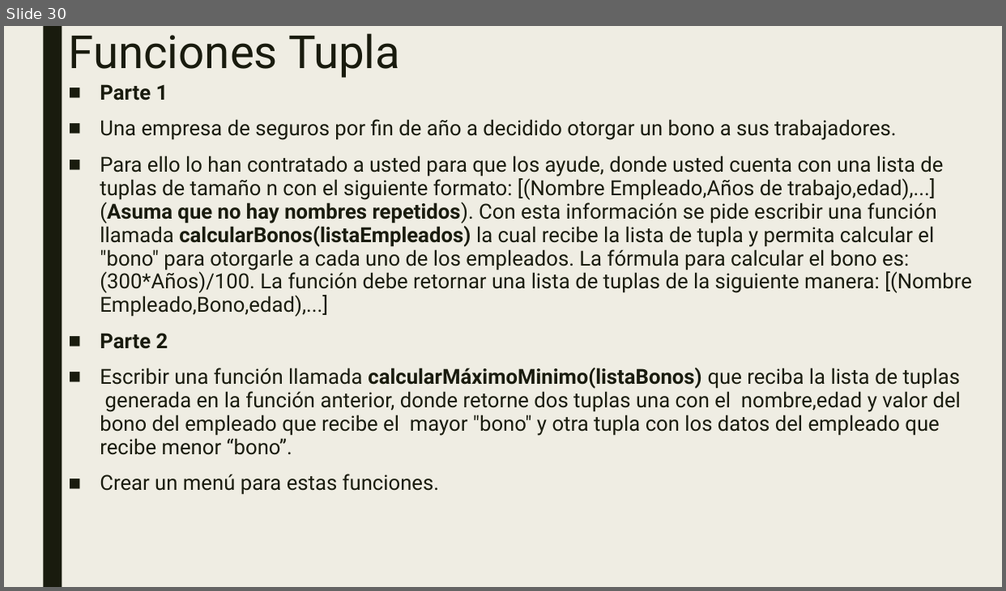
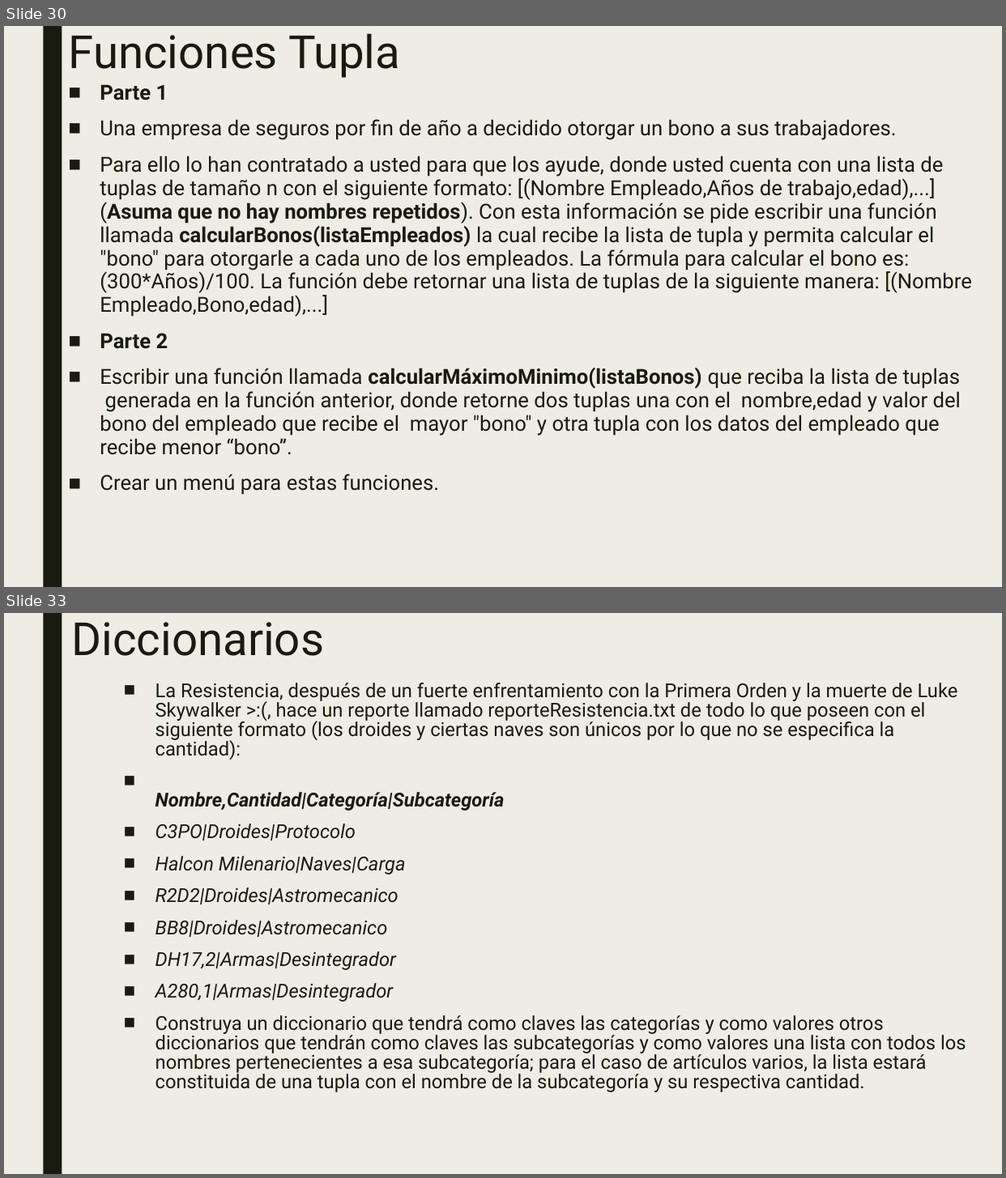
Before and after one commit to Scrainer/Ayudantias-F.Programacion, a slide deck: Ejercicios/Ejercicios.pptx. Shown one above the other, each under a label of ours: slide 30 before the commit, slides 30 and 33 after it; the slides between them are not shown. The pictures are 1006x591 and 1006x1178 pixels, drawn with LibreOffice and Linux fonts; fonts in the diff are those of the drawing. Boxes give left, top, right and bottom in pixels: in the first picture for what was removed or moved away, otherwise in the second. Text is boxed around its words. In the diff, an @@ line names an element or a change of style, - is before the commit and + after.

```diff
--- a/Ejercicios/Ejercicios.pptx
+++ b/Ejercicios/Ejercicios.pptx
@@ slide 33 added at [4,613,1002,1174], background #EFEDE3; not listed: 1 template element that a slide beside it also shows @@
@@ title added at [72,622,325,656], 44 pt, text #191B0E @@
+Diccionarios
@@ text added at [155,683,966,1093], 18.5 pt, text #191B0E @@
+■ La Resistencia, después de un fuerte enfrentamiento con la Primera Orden y la muerte de Luke Skywalker >:(, hace un reporte llamado reporteResistencia.txt de todo lo que poseen con el siguiente formato (los droides y ciertas naves son únicos por lo que no se especifica la cantidad):
+■ Nombre,Cantidad|Categoría|Subcategoría
+■ C3PO|Droides|Protocolo
+■ Halcon Milenario|Naves|Carga
+■ R2D2|Droides|Astromecanico
+■ BB8|Droides|Astromecanico
+■ DH17,2|Armas|Desintegrador
+■ A280,1|Armas|Desintegrador
+■ Construya un diccionario que tendrá como claves las categorías y como valores otros diccionarios que tendrán como claves las subcategorías y como valores una lista con todos los nombres pertenecientes a esa subcategoría; para el caso de artículos varios, la lista estará constituida de una tupla con el nombre de la subcategoría y su respectiva cantidad.
```
Also in this commit, not shown: 3 other slides added, 4 other files.
